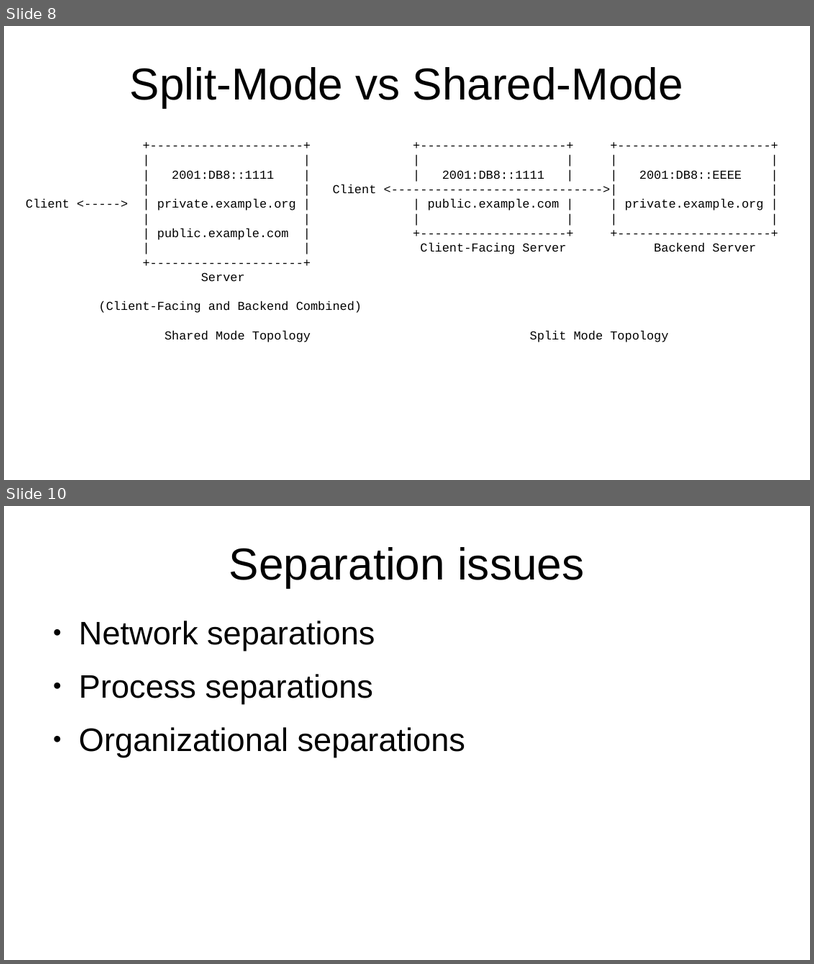
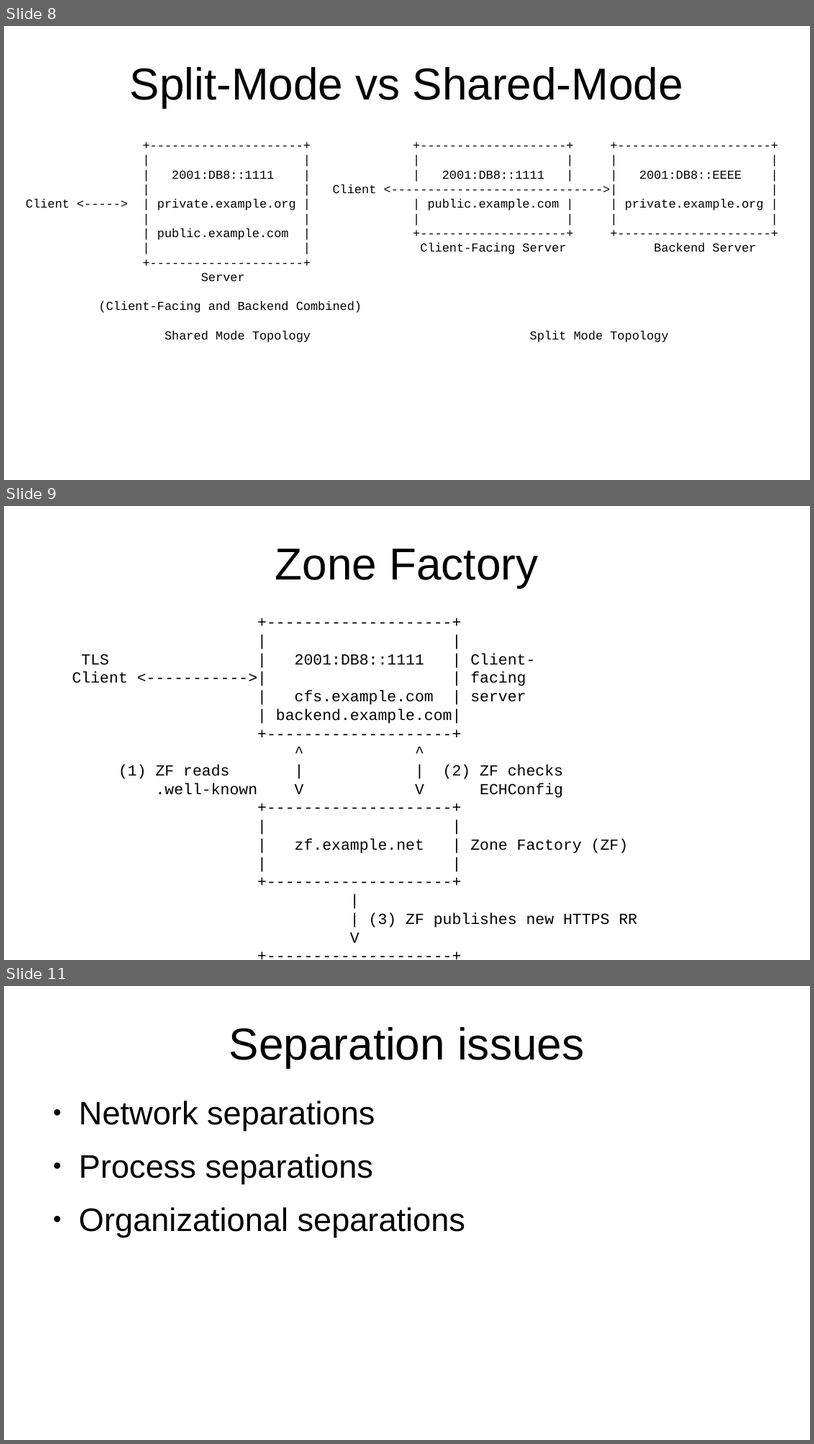
Before and after one commit to certtools/defo-security-analysis, a slide deck: stammtisch/presentation.odp. Shown one above the other, each under a label of ours: slides 8 and 10 before the commit, slides 8, 9 and 11 after it; the slides between them are not shown. The pictures are 814x964 and 814x1444 pixels, drawn with LibreOffice and Linux fonts; fonts in the diff are those of the drawing. Boxes give left, top, right and bottom in pixels: in the first picture for what was removed or moved away, otherwise in the second. Text is boxed around its words. In the diff, an @@ line names an element or a change of style, - is before the commit and + after.

```diff
--- a/stammtisch/presentation.odp
+++ b/stammtisch/presentation.odp
@@ slide 9 added at box(4, 506, 810, 960), background #FFFFFF @@
@@ title added at box(275, 548, 538, 587), 44 pt, text #000000 @@
+Zone Factory
@@ text added at box(72, 653, 638, 942), 15.2 pt, text #000000 @@
++--------------------+
+| |
+TLS | 2001:DB8::1111 | Client-
+Client <----------->| | facing
+| cfs.example.com | server
+| backend.example.com|
++--------------------+
+^ ^
+(1) ZF reads | | (2) ZF checks
+.well-known V V ECHConfig
++--------------------+
+| |
+| zf.example.net | Zone Factory (ZF)
+| |
++--------------------+
+|
+| (3) ZF publishes new HTTPS RR
+V
++--------------------+
+| |
+| ns.example.net | Authoritative DNS
+| |
++--------------------+
@@ what was slide 10 is now slide 11 @@
```
Also in this commit, not shown: 5 slides changed, 4 other slides added, 13 slides removed, 1 other file.
